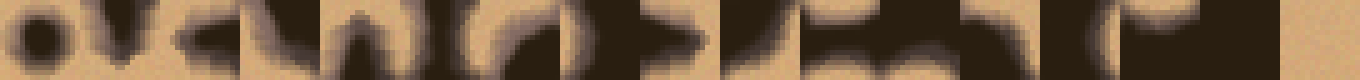
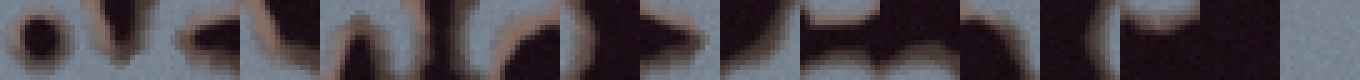
Revision of a layered 1360x80 image; what changed, layer by layer:
added group "Groupe 1" with 5 layers above "Calque 0 copie 3" over [0, 0, 1280, 80]
moved "Calque 2" into group "Groupe 1", painted on it over [15, 0, 1280, 80]
moved "Calque 1" into group "Groupe 1" over [0, 0, 1280, 80]
painted on "Calque 0 copie 3" over [0, 0, 1360, 80]
